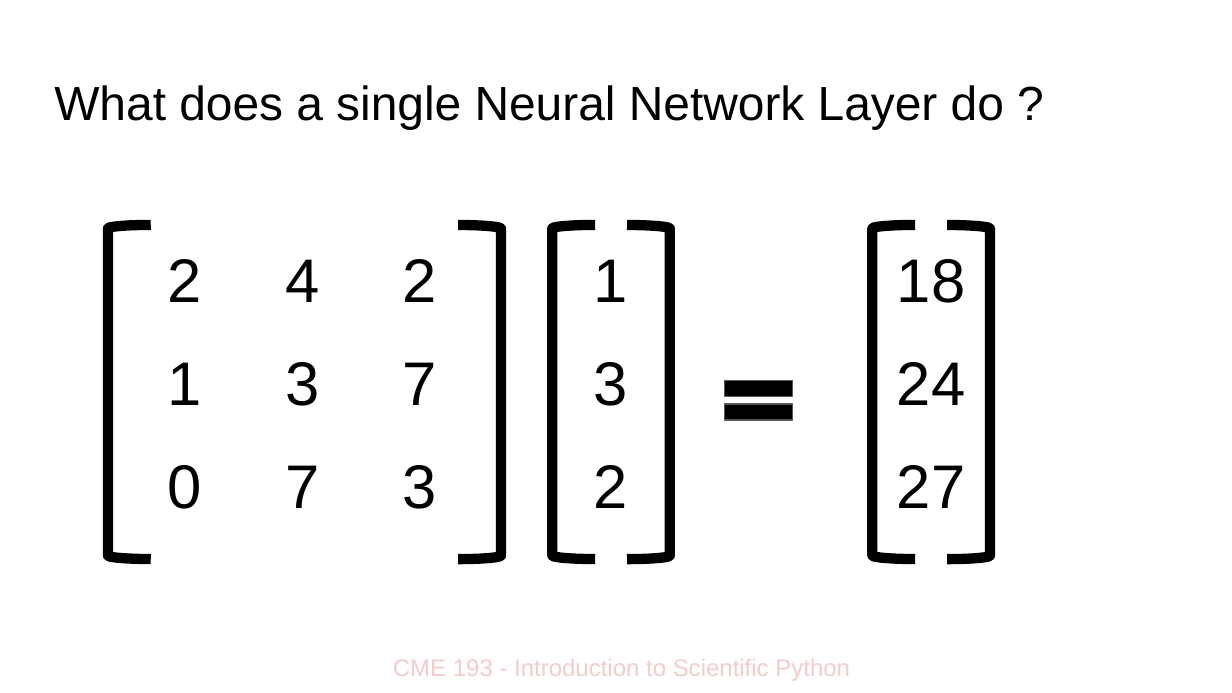
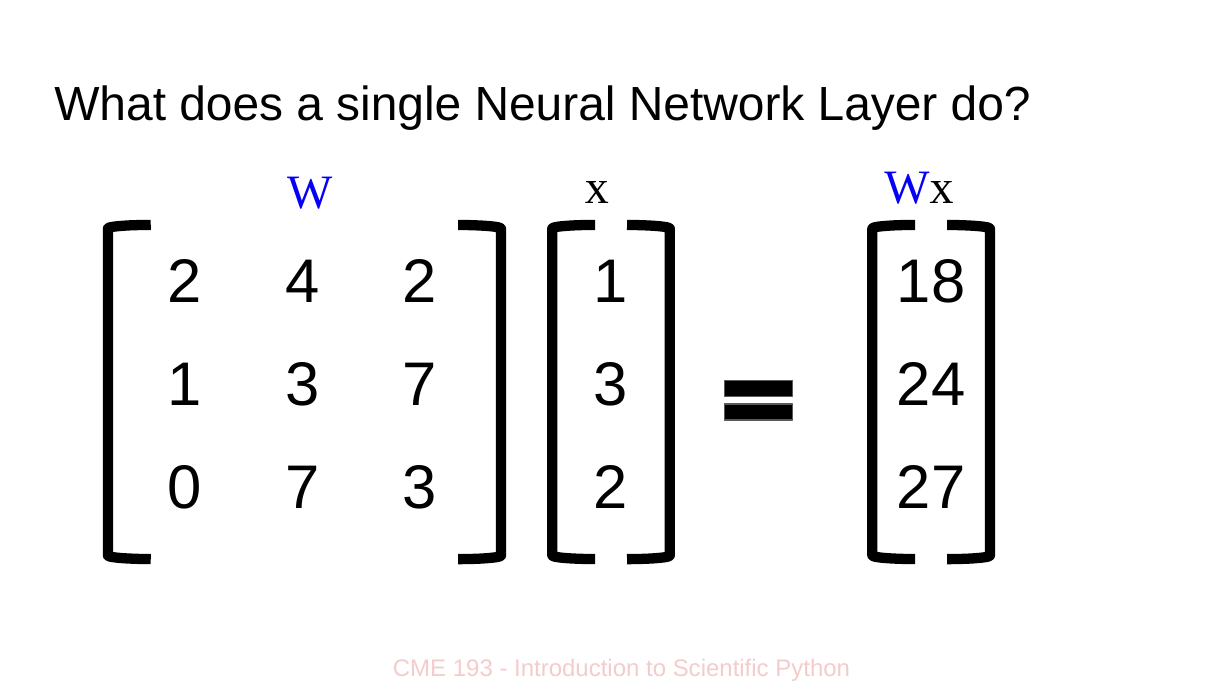
Before and after one commit to lreeder7/CME193_lectures, a slide deck: slide 11 of lectures/CME193 Neural Networks Intro copy.pptx (slide 3 before the commit). Drawn at 1232x693 pixels with LibreOffice and Linux fonts; fonts in the diff are those of the drawing. Boxes give left, top, right and bottom in pixels: in the first picture for what was removed or moved away, otherwise in the second. Text is boxed around its words. In the diff, an @@ line names an element or a change of style, - is before the commit and + after.

Commit message:
Updated slides

```diff
--- a/lectures/CME193 Neural Networks Intro copy.pptx
+++ b/lectures/CME193 Neural Networks Intro copy.pptx
@@ title at (x1=54, y1=85, x2=1031, y2=129): spaces changed @@
-What does a single Neural Network Layer do ?
+What does a single Neural Network Layer do?
@@ text added at (x1=287, y1=176, x2=332, y2=209), 28 pt, text #0500F7 @@
+W
@@ text added at (x1=884, y1=171, x2=953, y2=204), 28 pt, text #0500F7 @@
+Wx
@@ text added at (x1=585, y1=181, x2=609, y2=203), 28 pt, text #000000 @@
+x
```
Also in this commit, not shown: 13 other slides changed, 9 slides added.
